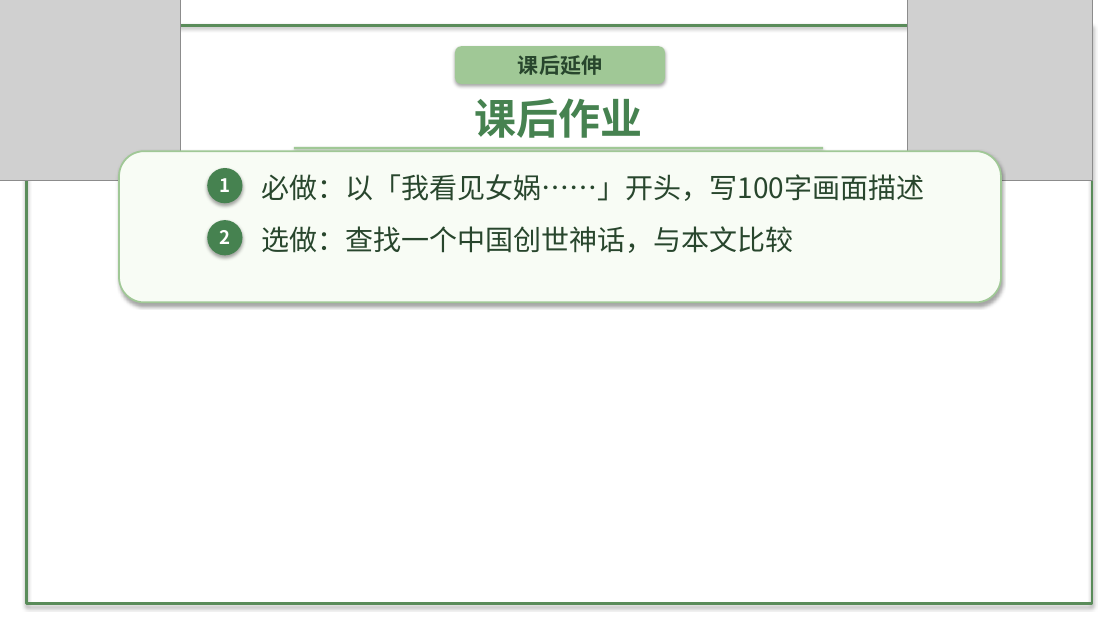
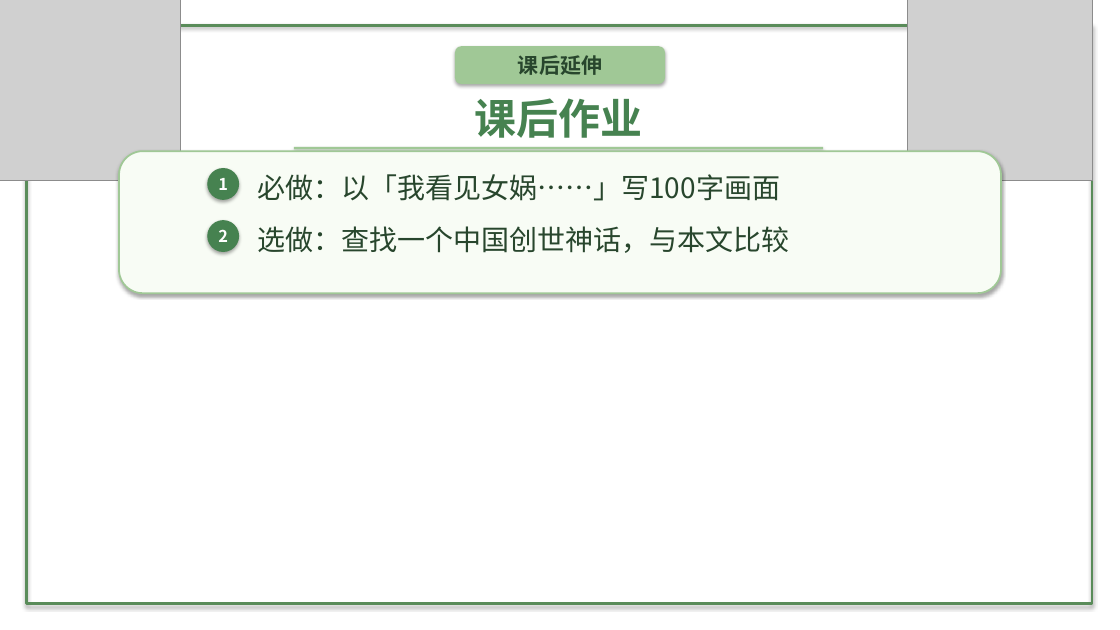
Before and after one commit to decemberlin54-del/declin, a slide deck: slide 8 of 第六单元PPT/第23课 女娲造人.pptx. Drawn at 1120x630 pixels with LibreOffice and Linux fonts; fonts in the diff are those of the drawing; grey boxes stand for pictures; background and template pictures are left out. Boxes give left, top, right and bottom in pixels: in the first picture for what was removed or moved away, otherwise in the second. Text is boxed around its words. In the diff, an @@ line names an element or a change of style, - is before the commit and + after.

```diff
--- a/第六单元PPT/第23课 女娲造人.pptx
+++ b/第六单元PPT/第23课 女娲造人.pptx
@@ rounded rectangle resized from (x1=119, y1=151, x2=1002, y2=302) to (x1=119, y1=151, x2=1002, y2=293) @@
@@ text "1" at (x1=218, y1=178, x2=228, y2=190): size 16 to 14 pt @@
@@ ellipse resized from (x1=208, y1=168, x2=243, y2=203) to (x1=208, y1=168, x2=239, y2=200) @@
@@ text at (x1=257, y1=174, x2=780, y2=201): text changed @@
-必做：以「我看见女娲……」开头，写100字画面描述
+必做：以「我看见女娲……」写100字画面
@@ text "2" at (x1=218, y1=229, x2=228, y2=242): size 16 to 14 pt @@
@@ ellipse resized from (x1=208, y1=220, x2=243, y2=255) to (x1=208, y1=220, x2=239, y2=252) @@
@@ text "选做：查找一个中国创世神话，与本文比较" moved from (x1=262, y1=226, x2=794, y2=253) to (x1=257, y1=226, x2=789, y2=253) @@
```
Also in this commit, not shown: 2 other slides changed, 4 slides added, 4 slides removed, 6 other files.
